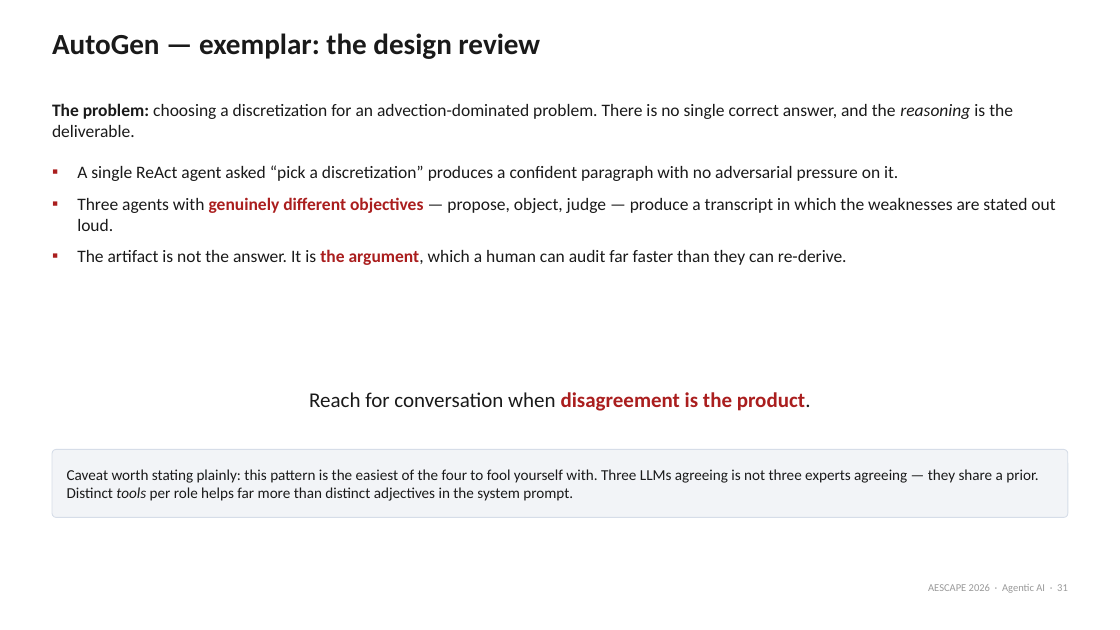
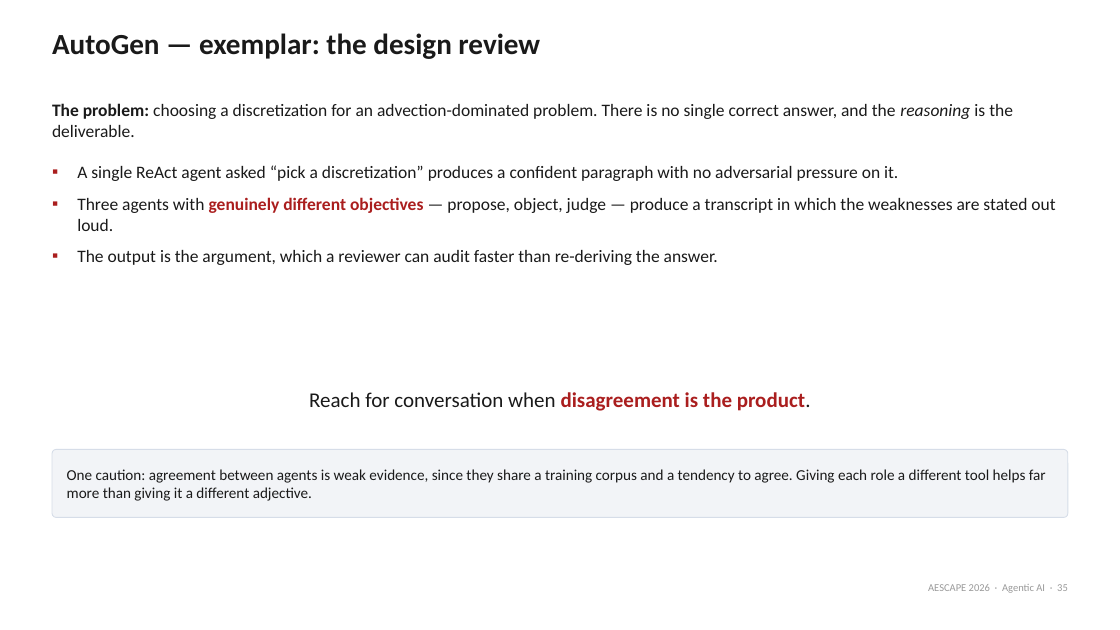
Before and after one commit to natrask/AESCAPE, a slide deck: slide 35 of slides/agentic_ai_intro.pptx (slide 31 before the commit). Drawn at 1120x630 pixels with LibreOffice and Linux fonts; fonts in the diff are those of the drawing. Boxes give left, top, right and bottom in pixels: in the first picture for what was removed or moved away, otherwise in the second. Text is boxed around its words. In the diff, an @@ line names an element or a change of style, - is before the commit and + after.

```diff
--- a/slides/agentic_ai_intro.pptx
+++ b/slides/agentic_ai_intro.pptx
@@ text at bbox=[77, 250, 718, 265]: text changed @@
-▪ The artifact is not the answer. It is the argument, which a human can audit far faster than they can re-derive.
+▪ The output is the argument, which a reviewer can audit faster than re-deriving the answer.
@@ text in rounded rectangle at bbox=[67, 469, 1046, 501]: text changed @@
-Caveat worth stating plainly: this pattern is the easiest of the four to fool yourself with. Three LLMs agreeing is not three experts agreeing — they share a prior. Distinct tools per role helps far more than distinct adjectives in the system prompt.
+One caution: agreement between agents is weak evidence, since they share a training corpus and a tendency to agree. Giving each role a different tool helps far more than giving it a different adjective.
```
Also in this commit, not shown: 23 other slides changed, 10 slides added, 17 slides removed, 1 other file.
